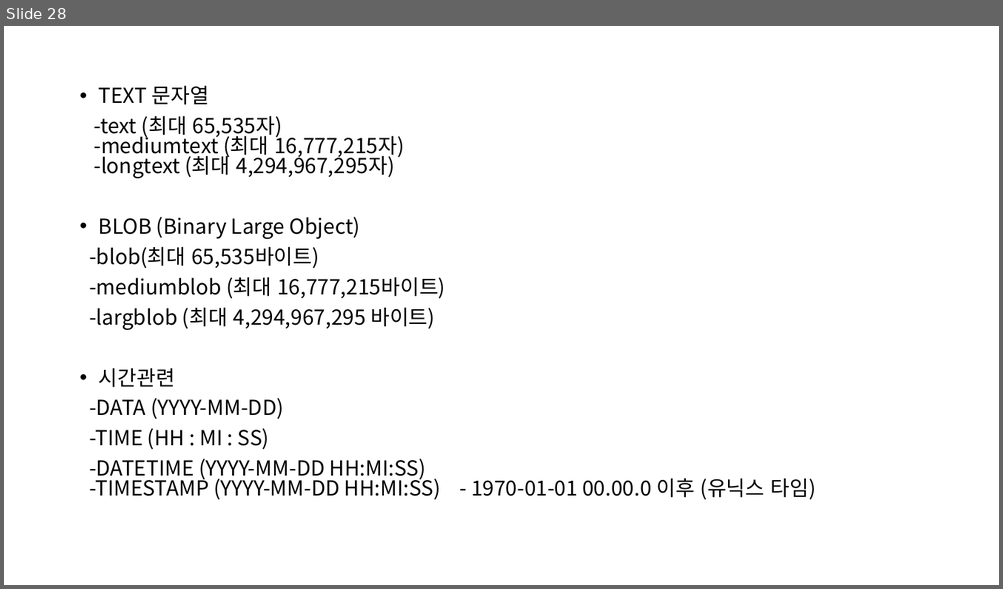
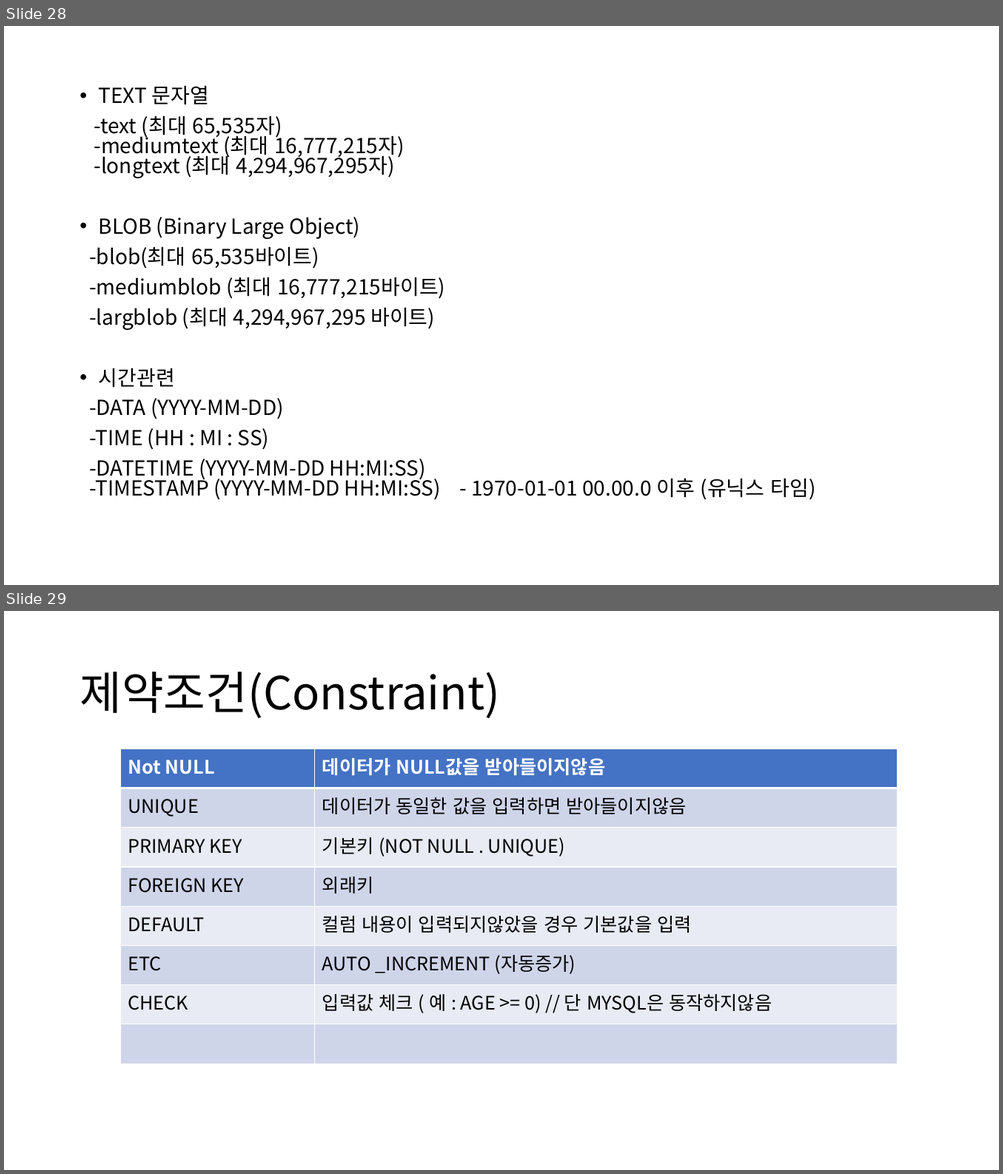
Before and after one commit to ChaeKyungChul/Document.File, a slide deck: 문서/MySQL/2024-02-13 MySQL.pptx. Shown one above the other, each under a label of ours: slide 28 before the commit, slides 28 and 29 after it. The pictures are 1003x589 and 1003x1174 pixels, drawn with LibreOffice and Linux fonts; fonts in the diff are those of the drawing. Boxes give left, top, right and bottom in pixels: in the first picture for what was removed or moved away, otherwise in the second. Text is boxed around its words. In the diff, an @@ line names an element or a change of style, - is before the commit and + after.

```diff
--- a/문서/MySQL/2024-02-13 MySQL.pptx
+++ b/문서/MySQL/2024-02-13 MySQL.pptx
@@ slide 29 added at (x1=4, y1=611, x2=999, y2=1170), background #FFFFFF @@
@@ title added at (x1=79, y1=672, x2=500, y2=718), 44 pt, text #000000 @@
+제약조건(Constraint)
@@ table added at (x1=120, y1=749, x2=897, y2=1064), 8 rows, 2 columns @@
+Not NULL | 데이터가 NULL값을 받아들이지않음
+UNIQUE | 데이터가 동일한 값을 입력하면 받아들이지않음
+PRIMARY KEY | 기본키 (NOT NULL . UNIQUE)
+FOREIGN KEY | 외래키
+DEFAULT | 컬럼 내용이 입력되지않았을 경우 기본값을 입력
+ETC | AUTO _INCREMENT (자동증가)
+CHECK | 입력값 체크 ( 예 : AGE >= 0) // 단 MYSQL은 동작하지않음
+ | 
```
Also in this commit, not shown: 3 other slides added, 1 slide removed, 29 other files.
